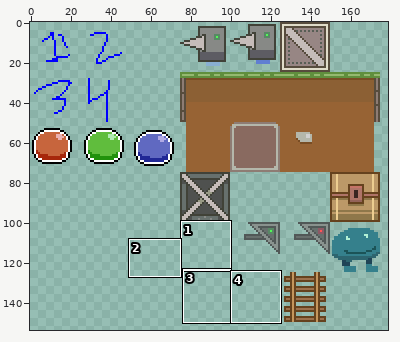
Sprite sheet -- assets/graphics/tilesheet.png. The first picture is a wide view before the edit; the outline marks the close-up.
Close-up. Earlier state:
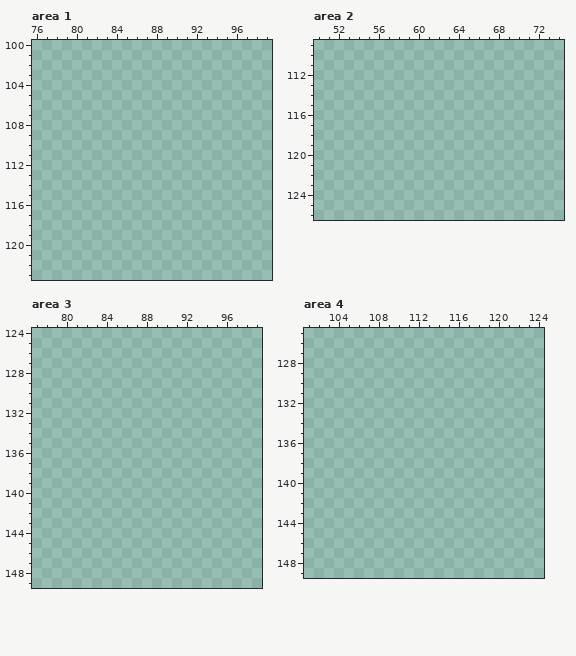
The file is 200x200 pixels. Colours within 5 levels of each other are drawn and written as one. Shown: area 1: x 76..99, y 100..123; area 2: x 50..74, y 109..126; area 3: x 77..99, y 124..149; area 4: x 101..124, y 125..149. The wide view leaves out empty margins.
Palette (. is transparent): 
After the commit:
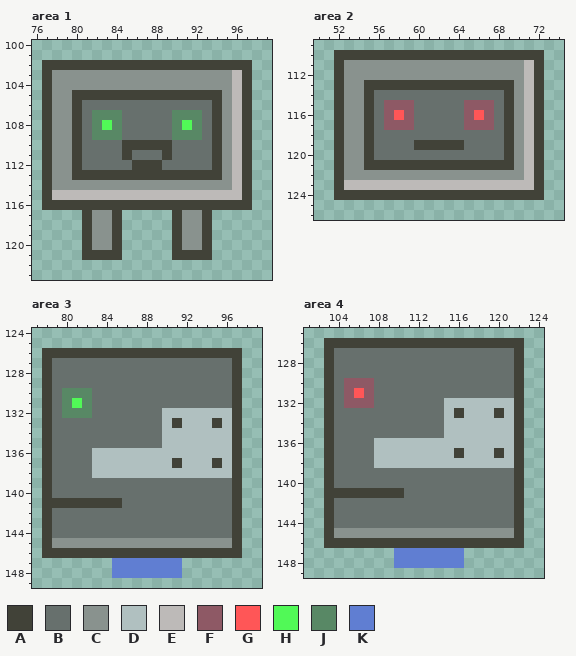
Colours new in this view: A #414238  B #67706d  C #89928e  D #b0c0c0  E #bdbab8  F #8e5965  G #ff5657  H #51f957  J #588865  K #607ed2
Message: MOAR enemies! Am I giving myself too much work..?
The exact change:
Area 1:
y 102: x 77..97 ..................... -> AAAAAAAAAAAAAAAAAAAAA
y 103..104: x 77..97 ..................... -> ACCCCCCCCCCCCCCCCCCEA
y 105: x 77..97 ..................... -> ACCAAAAAAAAAAAAAAACEA
y 106: x 77..97 ..................... -> ACCABBBBBBBBBBBBBACEA
y 107: x 77..97 ..................... -> ACCABJJJBBBBBJJJBACEA
y 108: x 77..97 ..................... -> ACCABJHJBBBBBJHJBACEA
y 109: x 77..97 ..................... -> ACCABJJJBBBBBJJJBACEA
y 110: x 77..97 ..................... -> ACCABBBBAAAAABBBBACEA
y 111: x 77..97 ..................... -> ACCABBBBABBBABBBBACEA
y 112: x 77..97 ..................... -> ACCABBBBBAAABBBBBACEA
y 113: x 77..97 ..................... -> ACCAAAAAAAAAAAAAAACEA
y 114: x 77..97 ..................... -> ACCCCCCCCCCCCCCCCCCEA
y 115: x 77..97 ..................... -> AEEEEEEEEEEEEEEEEEEEA
y 116: x 77..97 ..................... -> AAAAAAAAAAAAAAAAAAAAA
y 117..120: x 81..84 .... -> ACCA; x 90..93 .... -> ACCA
y 121: x 81..84 .... -> AAAA; x 90..93 .... -> AAAA
Area 2:
y 110: x 52..72 ..................... -> AAAAAAAAAAAAAAAAAAAAA
y 111..112: x 52..72 ..................... -> ACCCCCCCCCCCCCCCCCCEA
y 113: x 52..72 ..................... -> ACCAAAAAAAAAAAAAAACEA
y 114: x 52..72 ..................... -> ACCABBBBBBBBBBBBBACEA
y 115: x 52..72 ..................... -> ACCABFFFBBBBBFFFBACEA
y 116: x 52..72 ..................... -> ACCABFGFBBBBBFGFBACEA
y 117: x 52..72 ..................... -> ACCABFFFBBBBBFFFBACEA
y 118: x 52..72 ..................... -> ACCABBBBBBBBBBBBBACEA
y 119: x 52..72 ..................... -> ACCABBBBAAAAABBBBACEA
y 120: x 52..72 ..................... -> ACCABBBBBBBBBBBBBACEA
y 121: x 52..72 ..................... -> ACCAAAAAAAAAAAAAAACEA
y 122: x 52..72 ..................... -> ACCCCCCCCCCCCCCCCCCEA
y 123: x 52..72 ..................... -> AEEEEEEEEEEEEEEEEEEEA
y 124: x 52..72 ..................... -> AAAAAAAAAAAAAAAAAAAAA
Area 3:
y 126: x 78..97 .................... -> AAAAAAAAAAAAAAAAAAAA
y 127..129: x 78..97 .................... -> ABBBBBBBBBBBBBBBBBBA
y 130: x 78..97 .................... -> ABJJJBBBBBBBBBBBBBBA
y 131: x 78..97 .................... -> ABJHJBBBBBBBBBBBBBBA
y 132: x 78..97 .................... -> ABJJJBBBBBBBDDDDDDDA
y 133: x 78..97 .................... -> ABBBBBBBBBBBDADDDADA
y 134..135: x 78..97 .................... -> ABBBBBBBBBBBDDDDDDDA
y 136: x 78..97 .................... -> ABBBBDDDDDDDDDDDDDDA
y 137: x 78..97 .................... -> ABBBBDDDDDDDDADDDADA
y 138: x 78..97 .................... -> ABBBBDDDDDDDDDDDDDDA
y 139..140: x 78..97 .................... -> ABBBBBBBBBBBBBBBBBBA
y 141: x 78..97 .................... -> AAAAAAAABBBBBBBBBBBA
y 142..144: x 78..97 .................... -> ABBBBBBBBBBBBBBBBBBA
y 145: x 78..97 .................... -> ACCCCCCCCCCCCCCCCCCA
y 146: x 78..97 .................... -> AAAAAAAAAAAAAAAAAAAA
y 147..148: x 85..91 ....... -> KKKKKKK
Area 4:
y 126: x 103..122 .................... -> AAAAAAAAAAAAAAAAAAAA
y 127..129: x 103..122 .................... -> ABBBBBBBBBBBBBBBBBBA
y 130: x 103..122 .................... -> ABFFFBBBBBBBBBBBBBBA
y 131: x 103..122 .................... -> ABFGFBBBBBBBBBBBBBBA
y 132: x 103..122 .................... -> ABFFFBBBBBBBDDDDDDDA
y 133: x 103..122 .................... -> ABBBBBBBBBBBDADDDADA
y 134..135: x 103..122 .................... -> ABBBBBBBBBBBDDDDDDDA
y 136: x 103..122 .................... -> ABBBBDDDDDDDDDDDDDDA
y 137: x 103..122 .................... -> ABBBBDDDDDDDDADDDADA
y 138: x 103..122 .................... -> ABBBBDDDDDDDDDDDDDDA
y 139..140: x 103..122 .................... -> ABBBBBBBBBBBBBBBBBBA
y 141: x 103..122 .................... -> AAAAAAAABBBBBBBBBBBA
y 142..144: x 103..122 .................... -> ABBBBBBBBBBBBBBBBBBA
y 145: x 103..122 .................... -> ACCCCCCCCCCCCCCCCCCA
y 146: x 103..122 .................... -> AAAAAAAAAAAAAAAAAAAA
y 147..148: x 110..116 ....... -> KKKKKKK
Boxes around the changes in both close-ups, in picture pixels (x1, y1, x2, y2):
added: (42, 60, 252, 260)
added: (334, 50, 544, 200)
added: (42, 348, 242, 578)
added: (324, 338, 524, 568)
